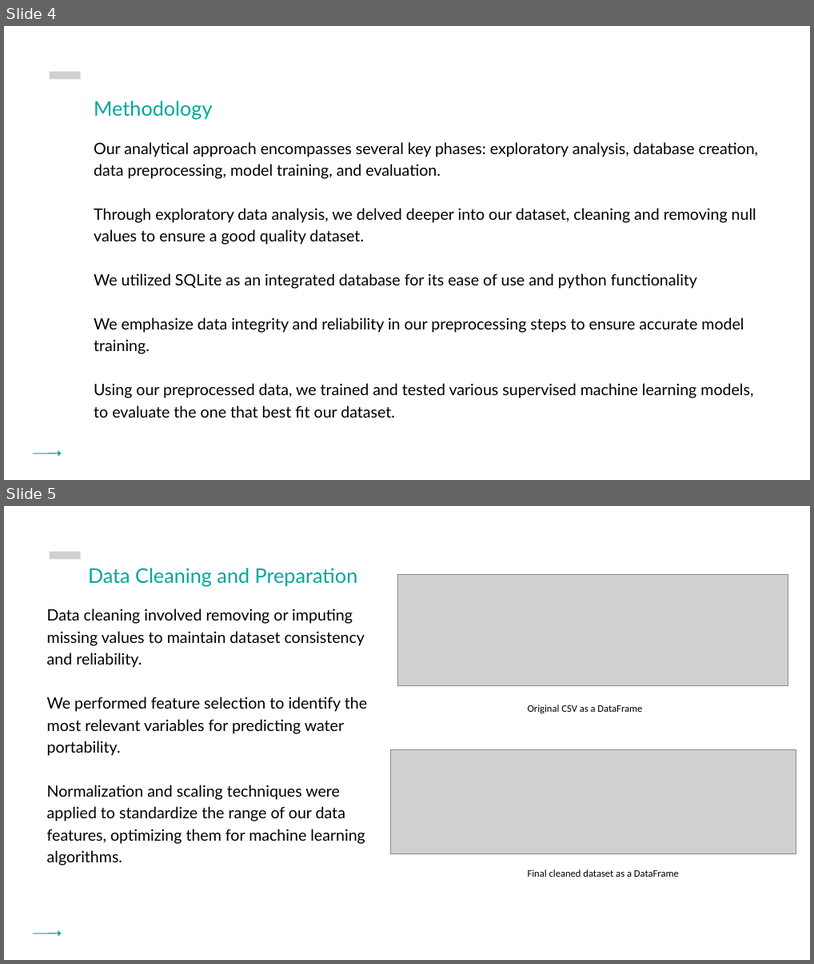
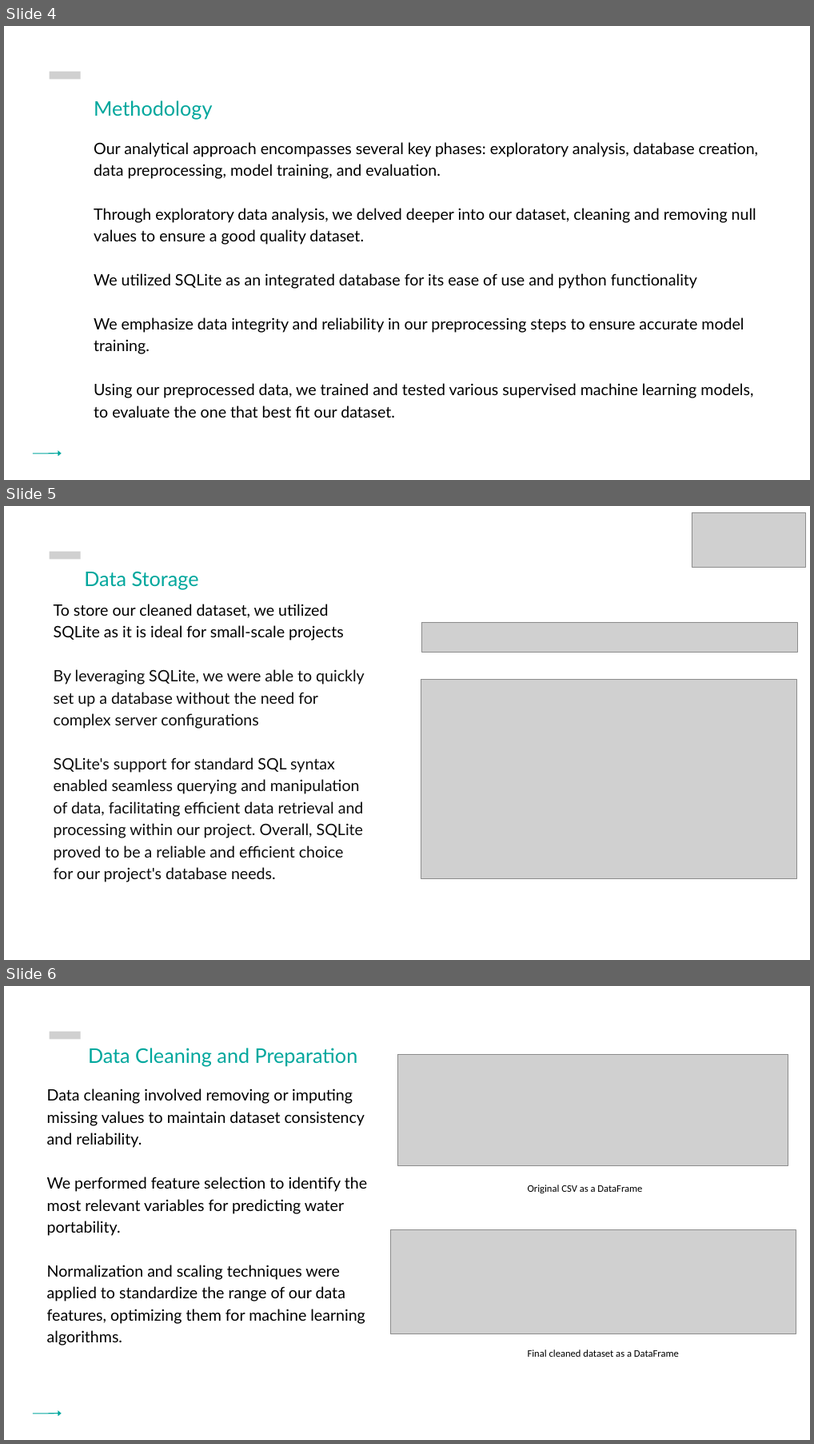
Before and after one commit to ERAA1997/Project-4-UoB, a slide deck: Project 4 Presentation.pptx. Shown one above the other, each under a label of ours: slides 4 and 5 before the commit, slides 4, 5 and 6 after it. The pictures are 814x964 and 814x1444 pixels, drawn with LibreOffice and Linux fonts; fonts in the diff are those of the drawing; grey boxes stand for pictures. Boxes give left, top, right and bottom in pixels: in the first picture for what was removed or moved away, otherwise in the second. Text is boxed around its words. In the diff, an @@ line names an element or a change of style, - is before the commit and + after.

```diff
--- a/Project 4 Presentation.pptx
+++ b/Project 4 Presentation.pptx
@@ slide 5 added at [4, 506, 810, 960], background #FFFFFF @@
@@ picture added at [692, 512, 806, 567] @@
@@ picture added at [49, 552, 80, 560] @@
@@ text added at [84, 571, 199, 590], 36 pt, text #00A79D @@
+Data Storage
@@ text added at [54, 604, 365, 882], 28 pt, text #0D0D0D @@
+To store our cleaned dataset, we utilized SQLite as it is ideal for small-scale projects
+By leveraging SQLite, we were able to quickly set up a database without the need for complex server configurations
+SQLite's support for standard SQL syntax enabled seamless querying and manipulation of data, facilitating efficient data retrieval and processing within our project. Overall, SQLite proved to be a reliable and efficient choice for our project's database needs.
@@ picture added at [422, 622, 798, 652] @@
@@ picture added at [422, 679, 798, 878] @@
@@ what was slide 5 is now slide 6 @@
```
Also in this commit, not shown: 1 slide changed.
